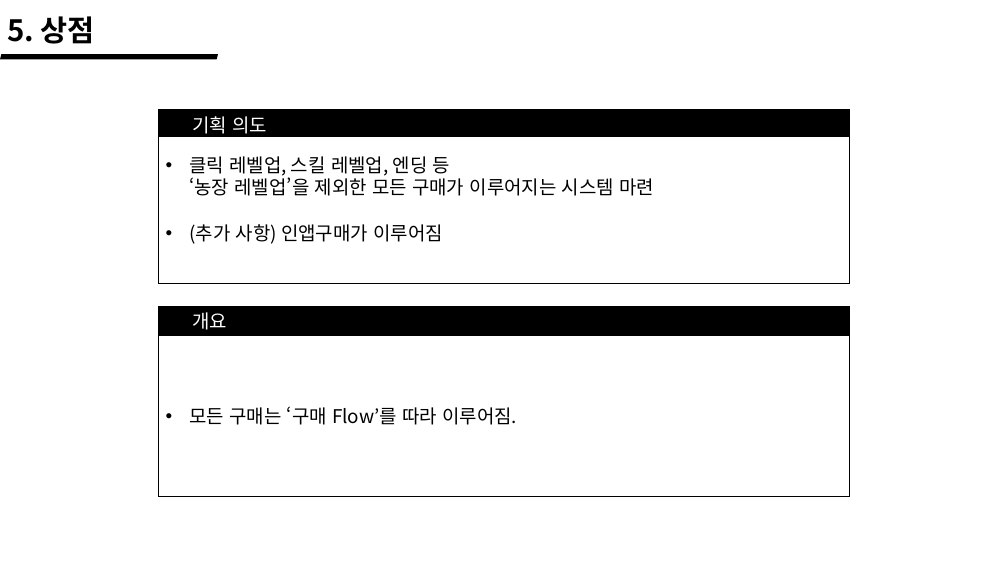
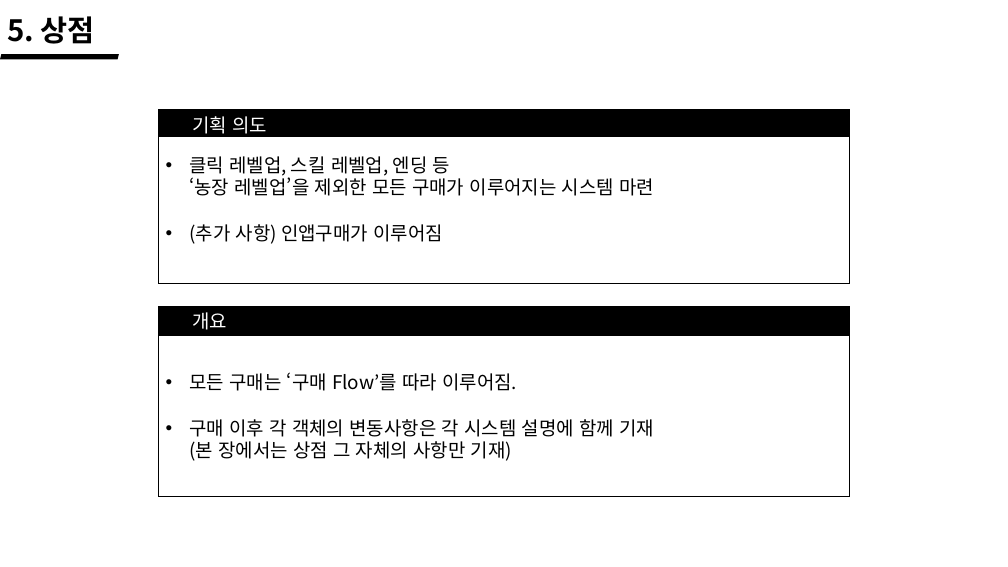
Before and after one commit to wlrud753/CarryCarrot, a slide deck: slide 20 of 기획서/당근키우기 시스템.pptx. Drawn at 1008x567 pixels with LibreOffice and Linux fonts; fonts in the diff are those of the drawing. Boxes give left, top, right and bottom in pixels: in the first picture for what was removed or moved away, otherwise in the second. Text is boxed around its words. In the diff, an @@ line names an element or a change of style, - is before the commit and + after.

Commit message:
시스템 수정/작업목록 추가

```diff
--- a/기획서/당근키우기 시스템.pptx
+++ b/기획서/당근키우기 시스템.pptx
@@ parallelogram resized from (x1=0, y1=54, x2=218, y2=60) to (x1=0, y1=54, x2=119, y2=60) @@
@@ text in rectangle at (x1=189, y1=419, x2=654, y2=461): paragraph added @@
+• 구매 이후 각 객체의 변동사항은 각 시스템 설명에 함께 기재
+  (본 장에서는 상점 그 자체의 사항만 기재)
```
Also in this commit, not shown: 3 other slides changed, 2 slides added, 1 other file.
